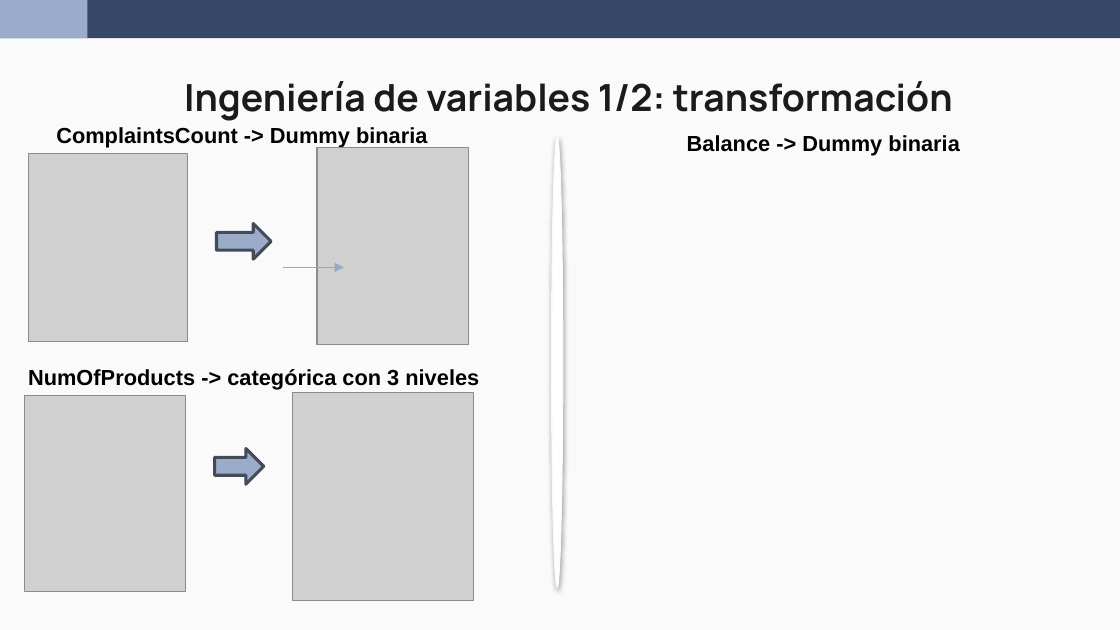
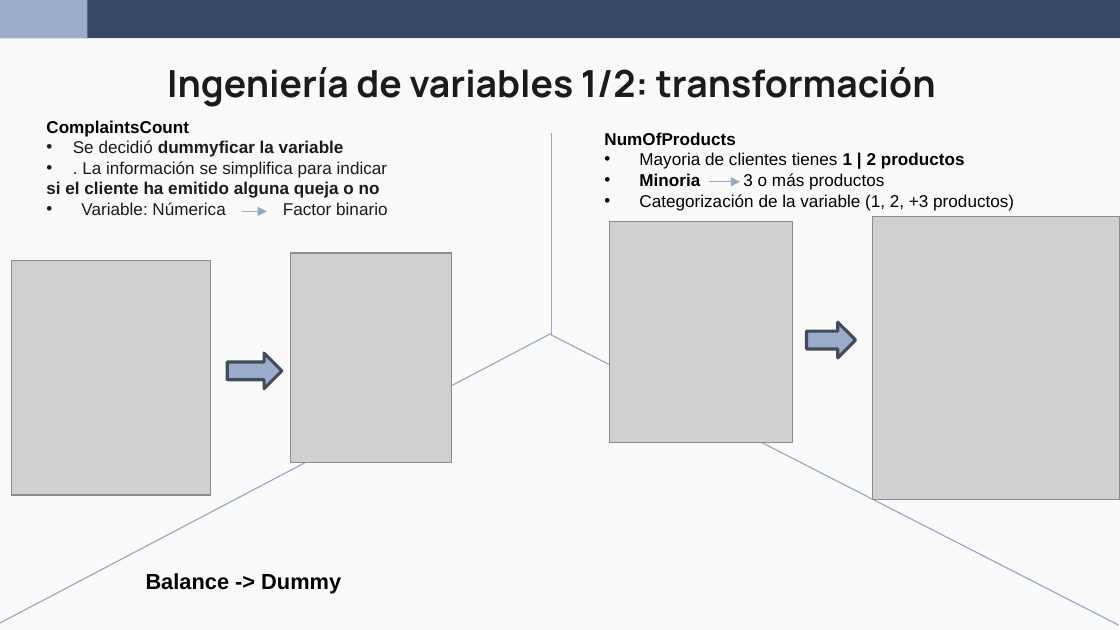
Before and after one commit to wen2111/Mineria, a slide deck: slide 6 of Entrega_2/00.REPORTE/Reporte_Grupo5.pptx. Drawn at 1120x630 pixels with LibreOffice and Linux fonts; fonts in the diff are those of the drawing; grey boxes stand for pictures. Boxes give left, top, right and bottom in pixels: in the first picture for what was removed or moved away, otherwise in the second. Text is boxed around its words. In the diff, an @@ line names an element or a change of style, - is before the commit and + after.

```diff
--- a/Entrega_2/00.REPORTE/Reporte_Grupo5.pptx
+++ b/Entrega_2/00.REPORTE/Reporte_Grupo5.pptx
@@ title "Ingeniería de variables 1/2: transformación" moved from (x1=184, y1=81, x2=953, y2=121) to (x1=167, y1=67, x2=936, y2=107) @@
@@ text added at (x1=46, y1=120, x2=387, y2=215), 11 pt, text #1B1B1B @@
+ComplaintsCount
+• Se decidió dummyficar la variable
+• . La información se simplifica para indicar
+si el cliente ha emitido alguna queja o no
+• Variable: Númerica Factor binario
@@ text removed at (x1=56, y1=127, x2=427, y2=148) @@
-ComplaintsCount -> Dummy binaria
@@ ellipse removed at (x1=551, y1=137, x2=562, y2=588) @@
@@ line added from (551, 133) to (551, 336), #96A8C7 0.75 pt @@
@@ text added at (x1=604, y1=132, x2=1014, y2=211), 11 pt, text #000000 @@
+NumOfProducts
+• Mayoria de clientes tienes 1 | 2 productos
+• Minoria 3 o más productos
+• Categorización de la variable (1, 2, +3 productos)
@@ arrow added from (709, 181) to (740, 181), #96A8C7 0.75 pt @@
@@ arrow moved from (283, 268) - (344, 268) to (242, 212) - (267, 212) @@
@@ picture resized from (x1=25, y1=395, x2=186, y2=591) to (x1=609, y1=222, x2=792, y2=444) @@
@@ picture resized from (x1=292, y1=393, x2=474, y2=600) to (x1=872, y1=216, x2=1120, y2=500) @@
@@ picture resized from (x1=28, y1=153, x2=187, y2=340) to (x1=11, y1=261, x2=211, y2=495) @@
@@ picture resized from (x1=317, y1=148, x2=468, y2=345) to (x1=290, y1=253, x2=451, y2=463) @@
@@ right arrow resized from (x1=216, y1=224, x2=271, y2=260) to (x1=806, y1=323, x2=856, y2=358) @@
@@ line added from (551, 334) to (0, 627), #96A8C7 0.75 pt @@
@@ right arrow resized from (x1=215, y1=448, x2=264, y2=484) to (x1=227, y1=353, x2=282, y2=389) @@
@@ line added from (551, 335) to (1119, 625), #96A8C7 0.75 pt @@
@@ text removed at (x1=28, y1=369, x2=479, y2=390) @@
-NumOfProducts -> categórica con 3 niveles
@@ text at (x1=146, y1=573, x2=341, y2=593): text changed @@
-Balance -> Dummy binaria
+Balance -> Dummy
```
Also in this commit, not shown: 5 other slides changed, 2 slides added, 1 slide removed, 1 other file.
